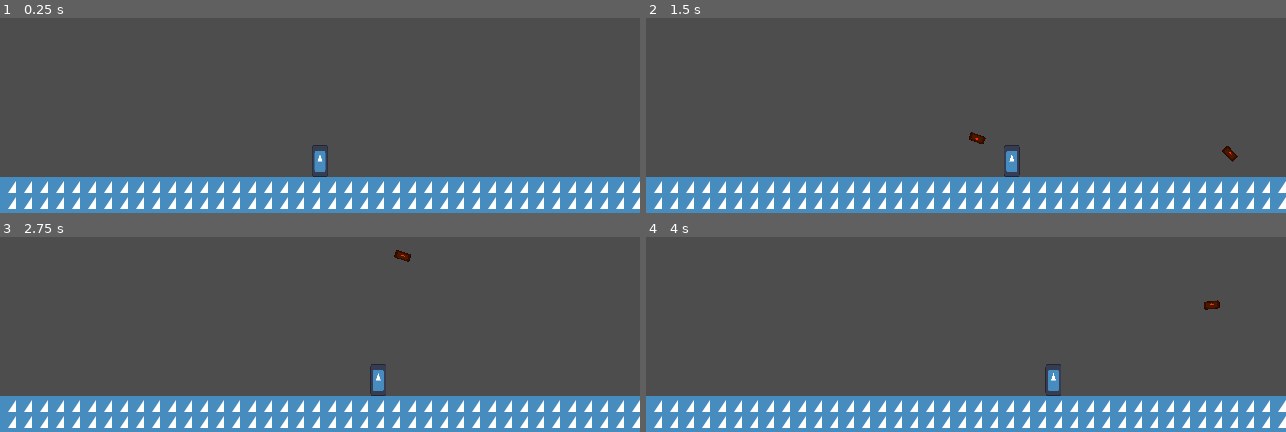
Above: before the commit, frames 1-4 (two rows, left to right).
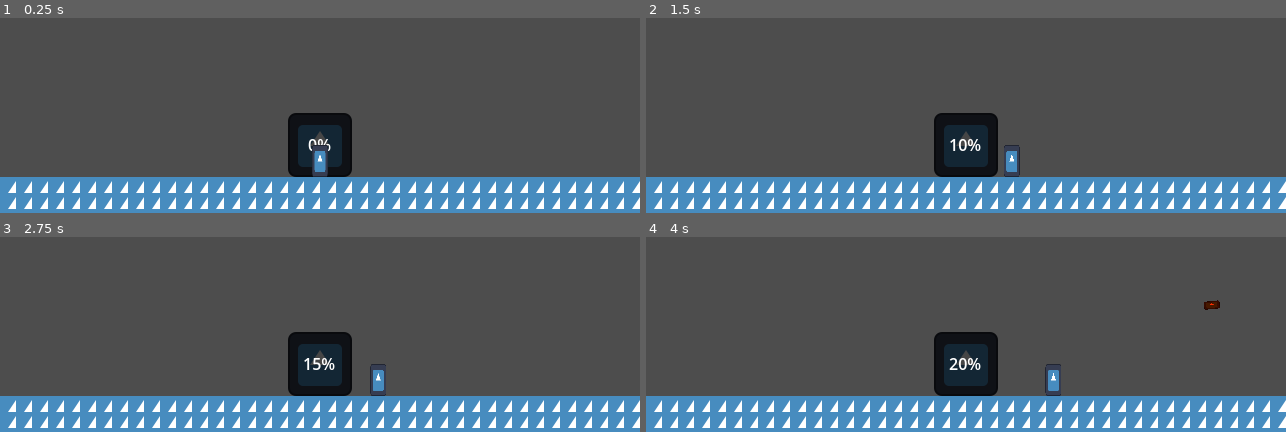
Above: after the commit, the same moments.

Repository: Platinumaniac/brickbat
Game: Godot game, scene res://src/core/game/Game.tscn
Same seed, same stepped clock (60 frames per second), same inputs: the game is played once before the commit and once after it. The engine's default icon, where the game draws it, is replaced by a stand-in: a white triangle on a blue panel in a dark square.
Inputs (mouse positions are in pixels of both pictures, inside the frame that each line leads up to):
- Up to frame 1 (0.25 s): no input
- Up to frame 2 (1.5 s): tap Enter at 0.5 s; move the mouse to (outside the picture) at 0.52 s; press the mouse at (outside the picture) at 0.53 s; hold D (move_right) 0.53-1.28 s; move the mouse to (838, 51) at 1.27 s; release the mouse at (838, 51) at 1.28 s; hold A (move_left) from 1.28 s (still down); click (838, 51) at 1.35 s
- Up to frame 3 (2.75 s): move the mouse to (outside the picture) at 2.02 s; release A (move_left) at 2.03 s; press the mouse at (outside the picture) at 2.03 s; hold D (move_right) from 2.03 s (still down)
- Up to frame 4 (4 s): move the mouse to (934, 324) at 2.77 s; release the mouse at (934, 324) at 2.78 s; click (934, 324) at 2.85 s; move the mouse to (1158, 305) at 3.52 s; release D (move_right) at 3.53 s; press the mouse at (1158, 305) at 3.53 s; hold A (move_left) from 3.53 s (still down)

The runs differ from the first frame. In frame 1, 2.8% of the frame differs, in the area x 45-55%, y 48-82%; in frame 2, 3.3%; in frame 3, 3.3%, in the area x 45-65%, y 6-82%; in frame 4, 3.2%.

Commit message:
buildings resolves #4

Diff:
--- a/project.godot
+++ b/project.godot
@@ -14,6 +14,10 @@
 run/main_scene="uid://c2spurn3pjjdm"
 config/features=PackedStringArray("4.7", "Forward Plus")
 config/icon="res://assets/icon.svg"
+
+[autoload]
+
+SignalBus="*uid://dyxugwiy4tfhw"
 
 [display]
 
@@ -45,7 +49,7 @@
 
 2d_physics/layer_1="terrain"
 2d_physics/layer_2="brick"
-2d_physics/layer_3="house"
+2d_physics/layer_3="building"
 2d_physics/layer_4="enemies"
 
 [physics]
--- a/src/core/global/signal_bus.gd
+++ b/src/core/global/signal_bus.gd
@@ -1,2 +1,4 @@
 extends Node
 # signals accross nodes here
+
+signal building_finished(building: Building)
--- a/src/gameplay/brick/Brick.tscn
+++ b/src/gameplay/brick/Brick.tscn
@@ -8,6 +8,7 @@
 
 [node name="Brick" type="Area2D" unique_id=1662710694]
 top_level = true
+collision_layer = 2
 collision_mask = 13
 script = ExtResource("1_67e5p")
 metadata/_custom_type_script = "uid://b3gcd2ec5ders"
--- a/src/gameplay/brick/brick.gd
+++ b/src/gameplay/brick/brick.gd
@@ -9,6 +9,7 @@
 
 func _ready() -> void:
 	body_entered.connect(_on_body_entered)
+	area_entered.connect(_on_area_entered)
 
 func _physics_process(delta: float) -> void:
 	position += velocity * delta
@@ -23,3 +24,8 @@
 func _on_body_entered(body: Node2D) -> void:
 	if body is Stage:
 		_shatter()
+
+func _on_area_entered(area: Area2D) -> void:
+	if area is Building:
+		area.build(power)
+		queue_free()
--- /dev/null
+++ b/src/gameplay/building/Building.tscn
@@ -0,0 +1,33 @@
+[gd_scene format=3 uid="uid://dyyle1tiitayn"]
+
+[ext_resource type="Script" uid="uid://bnrnxi5a5lj7a" path="res://src/gameplay/building/building.gd" id="1_qkjw2"]
+[ext_resource type="Texture2D" uid="uid://bwmlpe8m7bnc6" path="res://assets/icon.svg" id="2_fgsua"]
+
+[sub_resource type="RectangleShape2D" id="RectangleShape2D_2vyxd"]
+size = Vector2(64, 64)
+
+[node name="Building" type="Area2D" unique_id=704800898 node_paths=PackedStringArray("progress_label")]
+collision_layer = 4
+collision_mask = 0
+script = ExtResource("1_qkjw2")
+progress_label = NodePath("ProgressLabel")
+metadata/_custom_type_script = "uid://bnrnxi5a5lj7a"
+
+[node name="CollisionShape2D" type="CollisionShape2D" parent="." unique_id=1025482470]
+position = Vector2(24, 24)
+shape = SubResource("RectangleShape2D_2vyxd")
+
+[node name="Sprite2D" type="Sprite2D" parent="." unique_id=2120000706]
+modulate = Color(0.27387273, 0.27387273, 0.27387273, 1)
+position = Vector2(24, 24)
+scale = Vector2(0.5, 0.5)
+texture = ExtResource("2_fgsua")
+
+[node name="ProgressLabel" type="Label" parent="." unique_id=2015722377]
+offset_left = -8.0
+offset_top = -8.0
+offset_right = 56.0
+offset_bottom = 56.0
+text = "0%"
+horizontal_alignment = 1
+vertical_alignment = 1
--- /dev/null
+++ b/src/gameplay/building/building.gd
@@ -0,0 +1,17 @@
+extends Area2D
+class_name Building
+
+@export var build_cost: float = 200
+@export var progress_label: Label
+
+var _build_progress: float
+
+func build(amount: float) -> void:
+	_build_progress = clamp(_build_progress + amount, 0, build_cost)
+
+	if progress_label != null:
+		var format_string = "%d%%"
+		progress_label.text = format_string % (_build_progress / build_cost * 100)
+
+	if _build_progress == build_cost:
+		SignalBus.building_finished.emit(self)
--- a/src/gameplay/player/Player.tscn
+++ b/src/gameplay/player/Player.tscn
@@ -9,6 +9,7 @@
 height = 32.0
 
 [node name="Player" type="CharacterBody2D" unique_id=44113300]
+z_index = 5
 script = ExtResource("1_2bvh7")
 brick_scene = ExtResource("2_km0ph")
 metadata/_custom_type_script = "uid://dtfuijwsv4pcw"
--- a/src/gameplay/stage/Stage.tscn
+++ b/src/gameplay/stage/Stage.tscn
@@ -2,6 +2,7 @@
 
 [ext_resource type="Texture2D" uid="uid://bwmlpe8m7bnc6" path="res://assets/icon.svg" id="1_i3rf1"]
 [ext_resource type="Script" uid="uid://dmdn7c632ktnw" path="res://src/gameplay/stage/stage.gd" id="1_osl5s"]
+[ext_resource type="PackedScene" uid="uid://dyyle1tiitayn" path="res://src/gameplay/building/Building.tscn" id="3_xoyka"]
 
 [sub_resource type="TileSetAtlasSource" id="TileSetAtlasSource_xoyka"]
 texture = ExtResource("1_i3rf1")
@@ -134,12 +135,18 @@
 7:7/0 = 0
 7:7/0/physics_layer_0/polygon_0/points = PackedVector2Array(-8, -8, 8, -8, 8, 8, -8, 8)
 
+[sub_resource type="TileSetScenesCollectionSource" id="TileSetScenesCollectionSource_xoyka"]
+resource_name = "buildings"
+scenes/1/scene = ExtResource("3_xoyka")
+scenes/1/display_placeholder = true
+
 [sub_resource type="TileSet" id="TileSet_i3rf1"]
 physics_layer_0/collision_layer = 1
 sources/0 = SubResource("TileSetAtlasSource_xoyka")
+sources/1 = SubResource("TileSetScenesCollectionSource_xoyka")
 
 [node name="Stage" type="TileMapLayer" unique_id=1403815828 node_paths=PackedStringArray("spawn_marker")]
-tile_map_data = PackedByteArray("AADs/woAAAADAAIAAADt/woAAAA …(1855 unchanged characters)… ADAAIAAAASAAkAAAADAAIAAAATAAkAAAADAAIAAAA=")
+tile_map_data = PackedByteArray("AADs/woAAAADAAIAAADt/woAAAA …(1855 unchanged characters)… ADAAIAAAASAAkAAAADAAIAAAATAAkAAAADAAIAAAD+/wUAAQAAAAAAAQA=")
 tile_set = SubResource("TileSet_i3rf1")
 script = ExtResource("1_osl5s")
 spawn_marker = NodePath("SpawnMarker")
Not shown, added: src/gameplay/building/building.gd.uid
